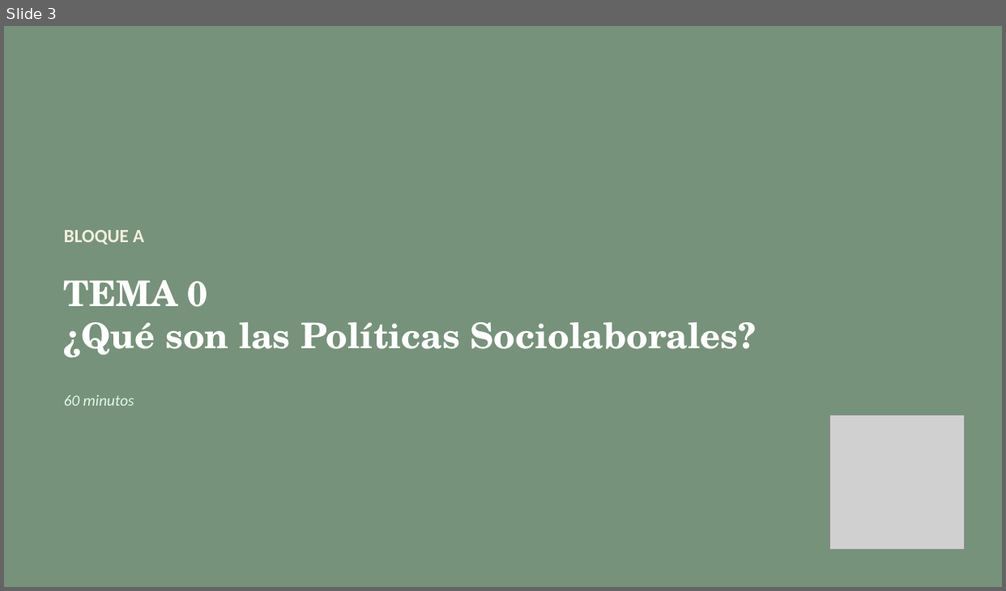
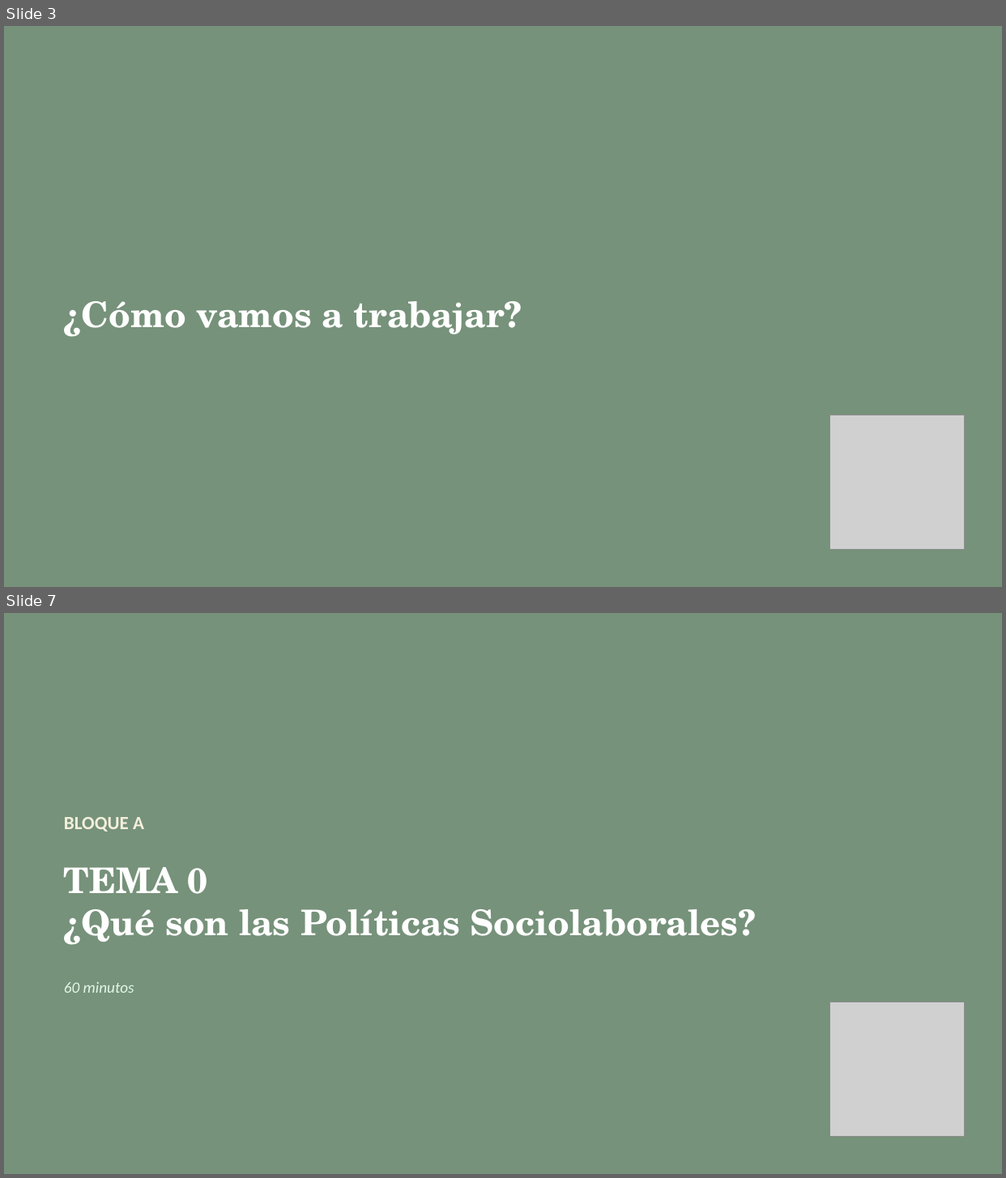
Before and after one commit to mhidper/PSSLL2627, a slide deck: Temas EB/Sesiones EB/Sesion 01/Sesion 01 - Bienvenida y Fundamentos (14-09-2026).pptx. Shown one above the other, each under a label of ours: slide 3 before the commit, slides 3 and 7 after it; the slides between them are not shown. The pictures are 1006x591 and 1006x1178 pixels, drawn with LibreOffice and Linux fonts; fonts in the diff are those of the drawing; grey boxes stand for pictures. Boxes give left, top, right and bottom in pixels: in the first picture for what was removed or moved away, otherwise in the second. Text is boxed around its words. In the diff, an @@ line names an element or a change of style, - is before the commit and + after.

```diff
--- a/Temas EB/Sesiones EB/Sesion 01/Sesion 01 - Bienvenida y Fundamentos (14-09-2026).pptx
+++ b/Temas EB/Sesiones EB/Sesion 01/Sesion 01 - Bienvenida y Fundamentos (14-09-2026).pptx
@@ slide 3 added at <box>4,26,1002,587</box>, background #76927A @@
@@ text added at <box>64,301,522,337</box>, 34 pt, text #FFFFFF, bold @@
+¿Cómo vamos a trabajar?
@@ picture added at <box>829,416,965,550</box> @@
@@ what was slide 3 is now slide 7 @@
```
Also in this commit, not shown: 10 slides changed, 6 other slides added, 5 other files.
